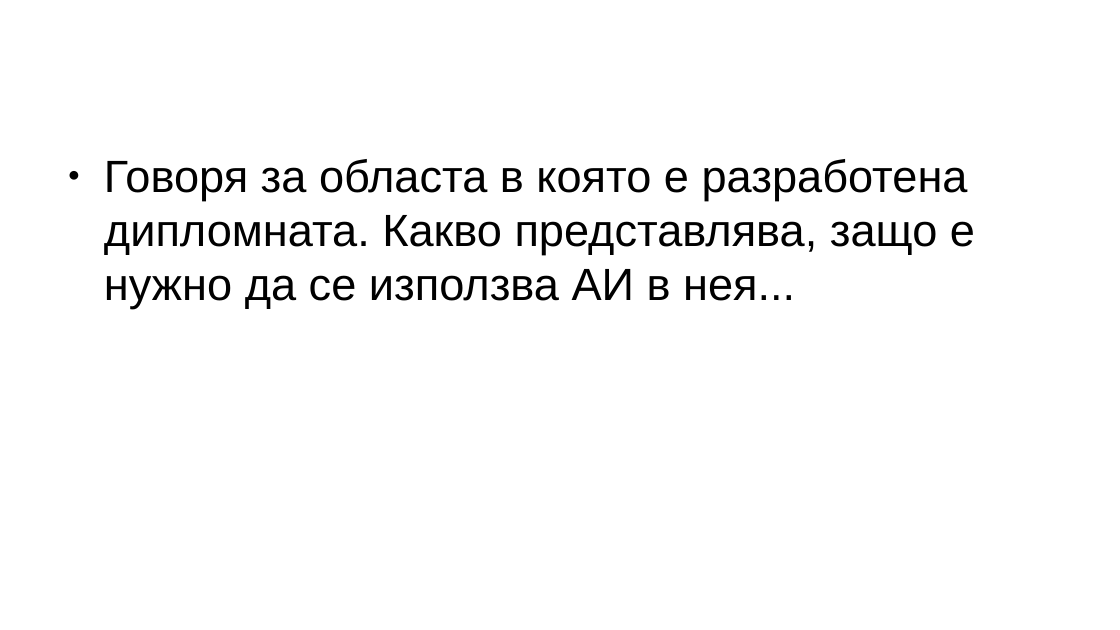
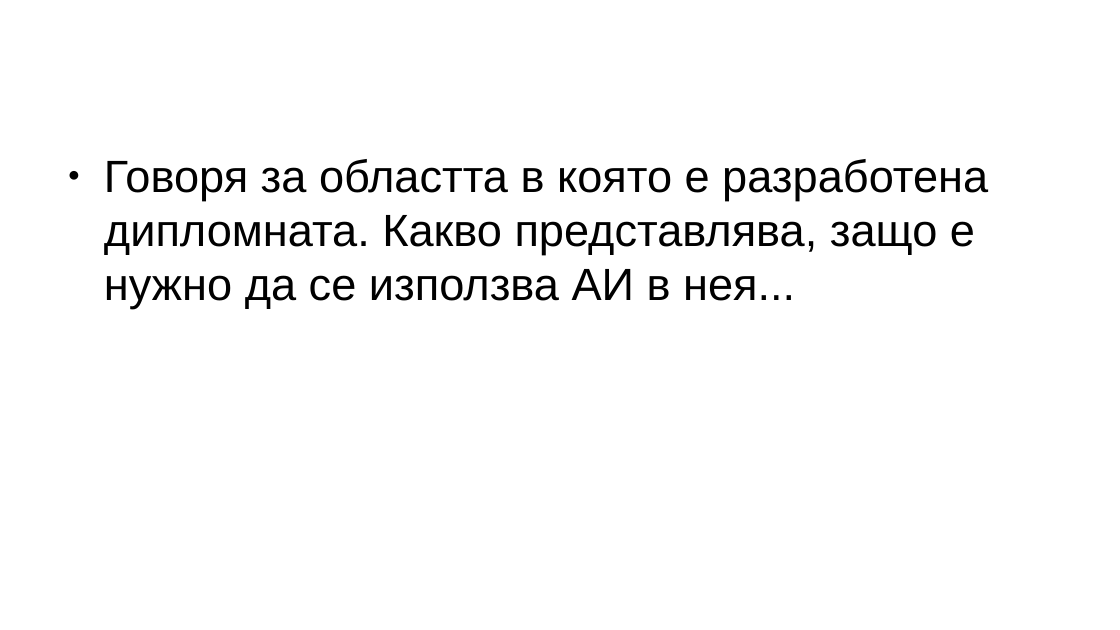
Before and after one commit to GeorgeChaparov/University-Theses, a slide deck: slide 2 of Presentation.odp. Drawn at 1120x630 pixels with LibreOffice and Linux fonts; fonts in the diff are those of the drawing. Boxes give left, top, right and bottom in pixels: in the first picture for what was removed or moved away, otherwise in the second. Text is boxed around its words. In the diff, an @@ line names an element or a change of style, - is before the commit and + after.

```diff
--- a/Presentation.odp
+++ b/Presentation.odp
@@ text at box(104, 159, 988, 309): text changed @@
-● Говоря за областа в която е разработена дипломната. Какво представлява, защо е нужно да се използва АИ в нея...
+● Говоря за областта в която е разработена дипломната. Какво представлява, защо е нужно да се използва АИ в нея...
```
Also in this commit, not shown: 2 other slides changed, 2 slides added, 2 slides removed, 2 other files.
